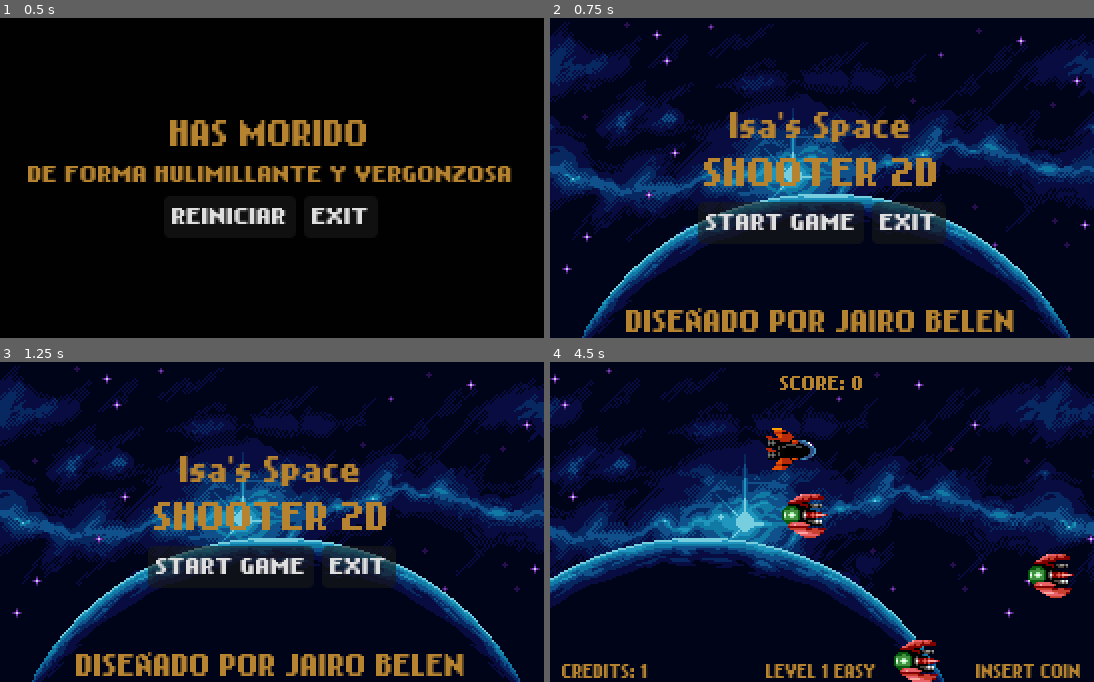
Above: before the commit, frames 1-4 (two rows, left to right).
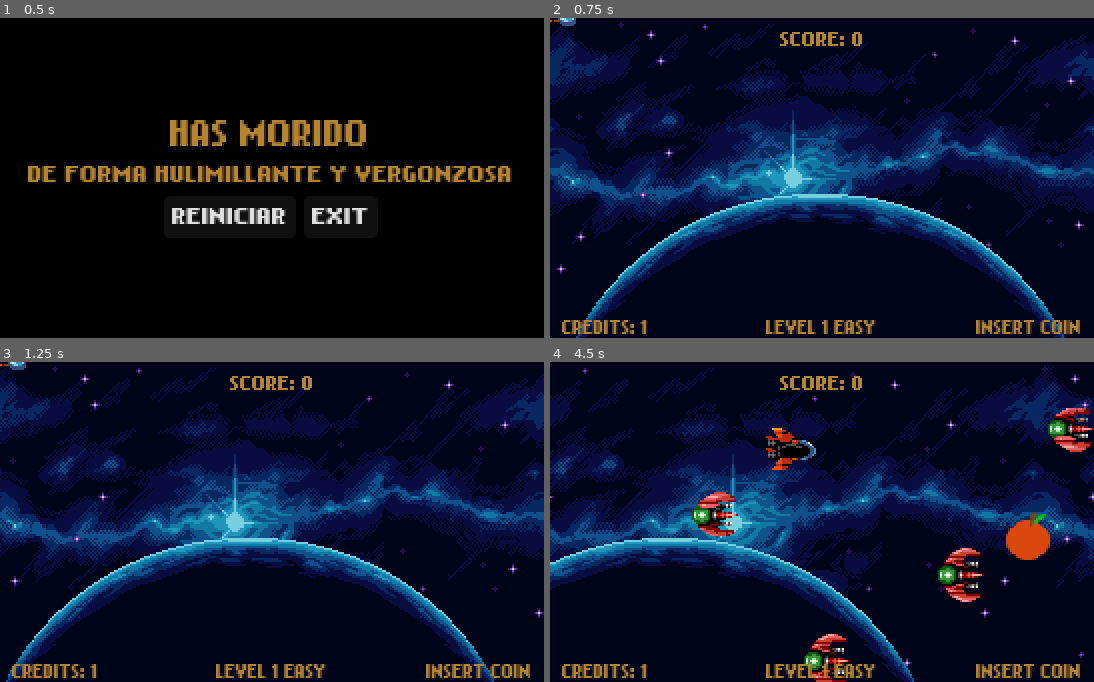
Above: after the commit, the same moments.

Repository: orial021/shooter_2D
Game: Godot game, scene res://Scenes/game_over.tscn
Two runs of this game, one before a commit and one after it. Both use one fixed random seed, a clock stepped at 60 frames per second and the inputs below. The project has no main scene, so this scene is started directly. Sound files missing from this copy of the repository are replaced by a short silence.
Inputs (mouse positions are in pixels of both pictures, inside the frame that each line leads up to):
- Up to frame 1 (0.5 s): no input
- Up to frame 2 (0.75 s): click "REINICIAR" at 0.5 s
- Up to frame 3 (1.25 s): no input
- Up to frame 4 (4.5 s): click (778, 566) at 1.25 s, where only the run before the commit has a clickable "START GAME"; tap Enter (ui_accept) at 2, 2.27, 3.02 s; hold Right (ui_right) 2.03-2.78 s; hold Down (ui_down) 2.78-3.53 s; hold Right (ui_right) 3.53-4.28 s; hold Up (ui_up) from 4.28 s (still down)

Frame 1 is identical in both runs. In frame 2, 28% of the frame differs, in the area x 0-100%, y 0-100%; in frame 3, 35%; in frame 4, 30%.

Commit message:
feat (mejorado sistema de vidas)

Diff:
--- /dev/null
+++ b/Scenes/apple.tscn
@@ -0,0 +1,37 @@
+[gd_scene load_steps=5 format=3 uid="uid://dhq8trvkvetbe"]
+
+[ext_resource type="Script" path="res://Scripts/apple.gd" id="1_s5yo3"]
+[ext_resource type="Texture2D" uid="uid://ckguabxxl3kei" path="res://assets/images/apple.png" id="2_ur6o8"]
+
+[sub_resource type="SpriteFrames" id="SpriteFrames_7gk1p"]
+animations = [{
+"frames": [{
+"duration": 1.0,
+"texture": ExtResource("2_ur6o8")
+}],
+"loop": true,
+"name": &"Life",
+"speed": 5.0
+}]
+
+[sub_resource type="CircleShape2D" id="CircleShape2D_huurb"]
+
+[node name="Apple" type="Node2D"]
+script = ExtResource("1_s5yo3")
+
+[node name="Area2D" type="Area2D" parent="."]
+
+[node name="AnimatedSprite2D" type="AnimatedSprite2D" parent="Area2D"]
+position = Vector2(4.76837e-07, 0.5)
+scale = Vector2(0.85, 0.775)
+sprite_frames = SubResource("SpriteFrames_7gk1p")
+animation = &"Life"
+
+[node name="CollisionShape2D" type="CollisionShape2D" parent="Area2D"]
+position = Vector2(1, 3)
+shape = SubResource("CircleShape2D_huurb")
+
+[node name="VisibleOnScreenNotifier2D" type="VisibleOnScreenNotifier2D" parent="Area2D"]
+position = Vector2(1, 3)
+
+[connection signal="body_entered" from="Area2D" to="." method="_on_area_2d_body_entered"]
--- a/Scenes/level.tscn
+++ b/Scenes/level.tscn
@@ -1,9 +1,10 @@
-[gd_scene load_steps=10 format=3 uid="uid://cevkax6c3ykvk"]
+[gd_scene load_steps=11 format=3 uid="uid://cevkax6c3ykvk"]
 
 [ext_resource type="Script" path="res://Scripts/level.gd" id="1_3o71s"]
 [ext_resource type="AudioStream" uid="uid://cj7bduxoenlrd" path="res://assets/Audio/y2mate.com - Thirty Seconds To Mars  ATTACK.mp3" id="1_n0q0l"]
 [ext_resource type="PackedScene" uid="uid://d0r6ir7cykx45" path="res://Scenes/enemy.tscn" id="2_lbgcr"]
 [ext_resource type="Texture2D" uid="uid://ckk6yoj2qe0au" path="res://assets/images/bg-back.png" id="3_hxlqo"]
+[ext_resource type="PackedScene" uid="uid://dhq8trvkvetbe" path="res://Scenes/apple.tscn" id="3_mfvu7"]
 [ext_resource type="Texture2D" uid="uid://dn1owaq456cu2" path="res://assets/images/bg-stars.png" id="4_kptb4"]
 [ext_resource type="Texture2D" uid="uid://ckqgqhn8k8rm3" path="res://assets/images/bg-planet.png" id="5_sj462"]
 [ext_resource type="PackedScene" uid="uid://kf0vyyv25q68" path="res://Scenes/player.tscn" id="7_djw8u"]
@@ -18,6 +19,7 @@
 [node name="Level" type="Node2D" groups=["Level"]]
 script = ExtResource("1_3o71s")
 enemy = ExtResource("2_lbgcr")
+apple = ExtResource("3_mfvu7")
 
 [node name="Settings" type="Node" parent="."]
 
@@ -27,6 +29,10 @@
 
 [node name="Timer" type="Timer" parent="Settings"]
 wait_time = 0.92
+autostart = true
+
+[node name="Timer2" type="Timer" parent="Settings"]
+wait_time = 3.0
 autostart = true
 
 [node name="Background" type="Node" parent="."]
@@ -82,3 +88,4 @@
 [node name="GUI" parent="." instance=ExtResource("8_fvkbw")]
 
 [connection signal="timeout" from="Settings/Timer" to="." method="_on_timer_timeout"]
+[connection signal="timeout" from="Settings/Timer2" to="." method="_on_timer_2_timeout"]
--- /dev/null
+++ b/Scripts/apple.gd
@@ -0,0 +1,23 @@
+extends Node2D
+
+const SPEED = 40
+
+@onready var extra_life : bool = false
+
+
+func _process(delta) -> void:
+	match extra_life:
+		false: global_position.x -= SPEED * delta
+
+func explosion_ctrl() -> void:
+	extra_life = true
+	$Area2D.queue_free()
+
+func _on_area_2d_body_entered(body) -> void:
+	if body is Player:
+		explosion_ctrl()
+		GLOBAL.credits += 1
+
+
+func _on_visible_on_screen_notifier_2d_screen_exited():
+	queue_free()
--- a/Scripts/enemy.gd
+++ b/Scripts/enemy.gd
@@ -24,15 +24,19 @@
 func _on_area_2d_body_entered(body) -> void:
 	if body is Player:
 		explosion_ctrl()
-		body.queue_free()
 		GLOBAL.credits -= 1
+		if GLOBAL.credits <= 0:
+			body.queue_free()
+		else:
+			return
+
+
 
 
 func _on_visible_on_screen_notifier_2d_screen_exited():
 	queue_free()
 
 func _on_audio_finished() -> void:
-	queue_free()
-
 	if GLOBAL.credits <= 0:
+		queue_free()
 		get_tree().change_scene_to_file("res://Scenes/game_over.tscn")
--- a/Scripts/game_over.gd
+++ b/Scripts/game_over.gd
@@ -4,7 +4,7 @@
 
 
 func _on_restart_pressed():
-	get_tree().change_scene_to_file("res://Scenes/menu.tscn")
+	get_tree().change_scene_to_file("res://Scenes/level.tscn")
 
 
 func _on_exit_pressed():
--- a/Scripts/level.gd
+++ b/Scripts/level.gd
@@ -1,6 +1,7 @@
 extends Node2D
 
 @export var enemy : PackedScene
+@export var apple : PackedScene
 
 func _ready() -> void:
 	GLOBAL.score = 0
@@ -23,3 +24,8 @@
 	var enemy_instance = enemy.instantiate()
 	enemy_instance.global_position = $PathSpawn/PathFollow.global_position
 	add_child(enemy_instance)
+
+func _on_timer_2_timeout():
+	var apple_instance = apple.instantiate()
+	apple_instance.global_position = $PathSpawn/PathFollow.global_position
+	add_child(apple_instance)
--- a/Scripts/player.gd
+++ b/Scripts/player.gd
@@ -4,10 +4,6 @@
 @export var shot : PackedScene
 @onready var screensize = get_viewport_rect().size
 const SPEED = 80
-
-
-func _ready():
-	pass # Replace with function body.
 
 
 func _process(delta):
Binary file added: assets/images/apple.png
Not shown, added: assets/images/apple.png.import
